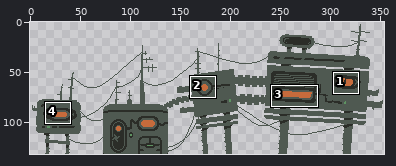
A pixel-art file gets an edit: Assets/Art/Sprites/Shelter.aseprite. Above: a wide view before the commit, with the close-up outlined.
Close-up. The starting point:
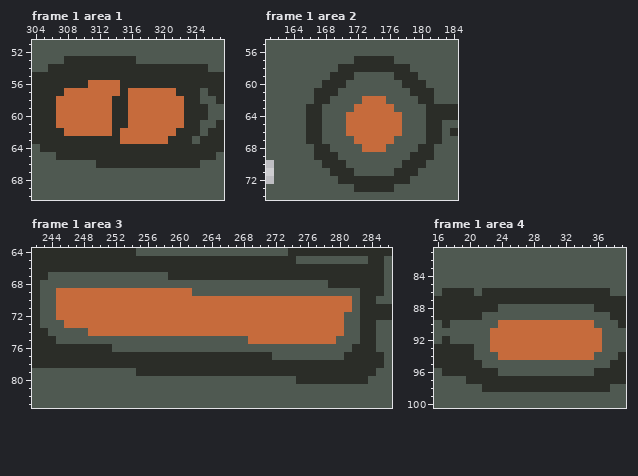
354x132 pixels, 1 frame. Shown: frame 1 area 1: x 304..327, y 51..70; frame 1 area 2: x 161..184, y 55..74; frame 1 area 3: x 242..286, y 64..83; frame 1 area 4: x 16..39, y 81..100. The commit also changed other frames or places, which this record leaves out.
After:
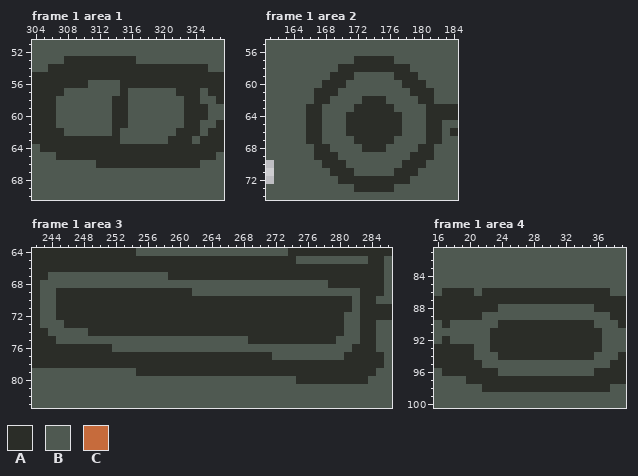
Palette (. is transparent): A #2b2d28  B #4f5951  C #c66b3c
What changed:
Frame 1 area 1:
Colour C gives way to colour B in row 56 at x 311 to 314; in row 57 at x 308 to 314 and 316 to 321; in rows 58 to 61 at x 307 to 313 and 316 to 322; in row 62 at x 308 to 313 and 315 to 321; in row 63 at x 315 to 320.
Frame 1 area 2:
Colour C gives way to colour A in row 62 at x 173 to 175; in row 63 at x 172 to 176; in rows 64 to 66 at x 171 to 177; in row 67 at x 172 to 176; in row 68 at x 173 to 175.
Frame 1 area 3:
Colour C gives way to colour A in row 69 at x 245 to 261; in rows 70 to 71 at x 245 to 281; in row 72 at x 245 to 280; in row 73 at x 246 to 280; in row 74 at x 249 to 280; in row 75 at x 269 to 279.
Frame 1 area 4:
Colour C gives way to colour A in row 90 at x 24 to 35; in rows 91 to 93 at x 23 to 36; in row 94 at x 24 to 35.
Boxes around the changes in both close-ups, in picture pixels (x1, y1, x2, y2):
changed: (56, 80, 184, 144)
changed: (346, 96, 402, 152)
changed: (56, 288, 352, 344)
changed: (490, 320, 602, 360)
